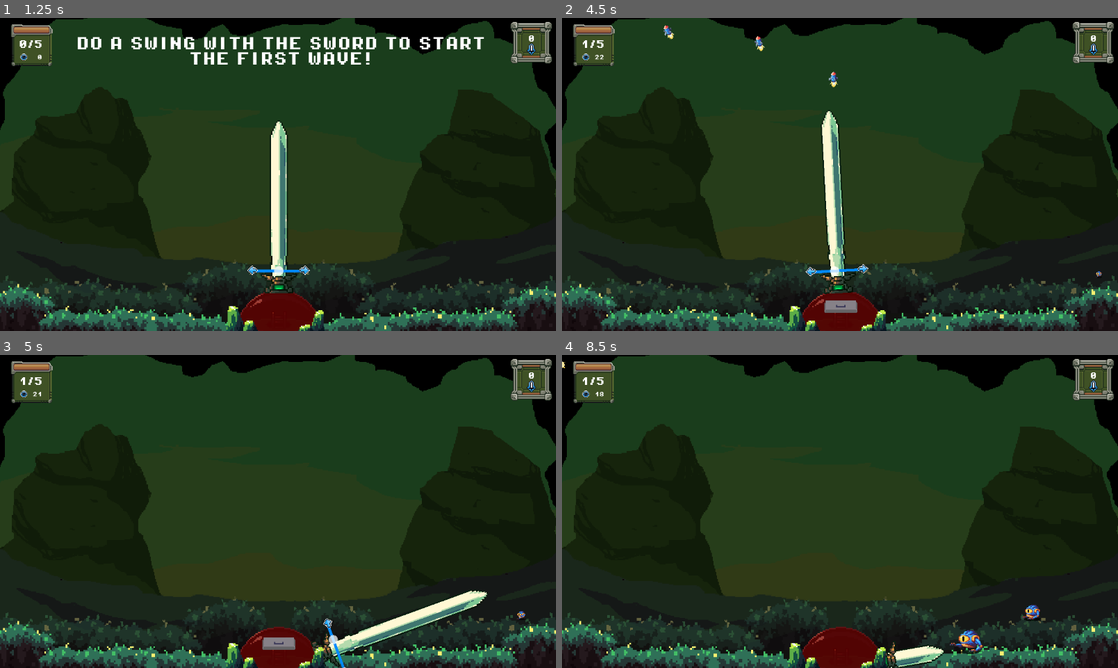
Above: before the commit, frames 1-4 (two rows, left to right).
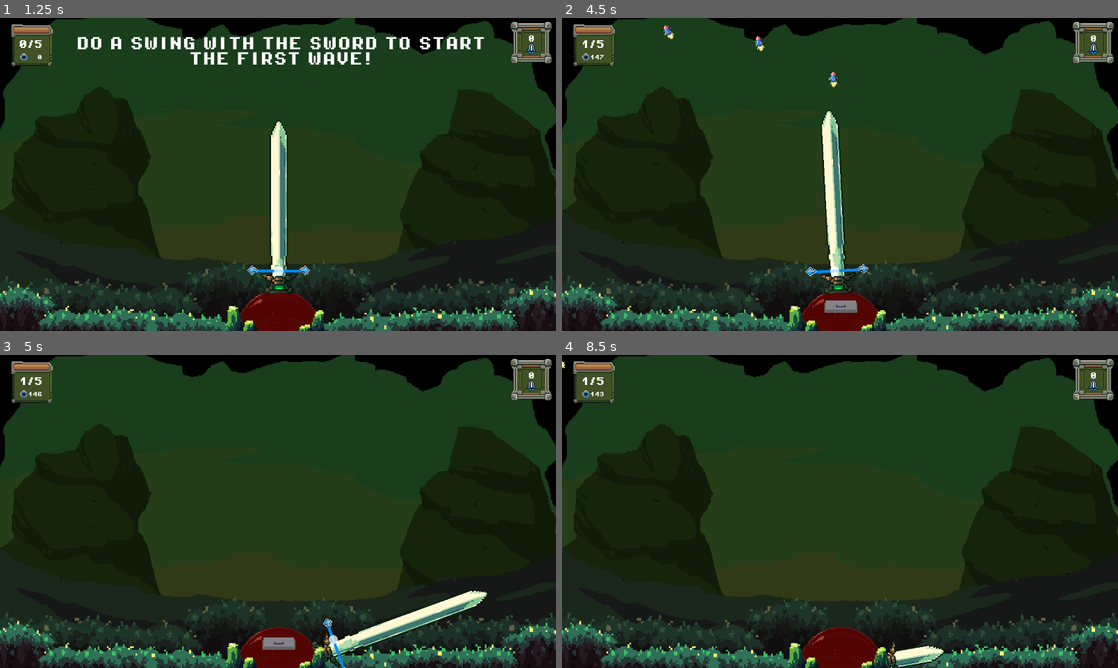
Above: after the commit, the same moments.

Repository: antoinenisoli/DomeSword_GWJ_2025
Game: Godot game, scene res://scenes/levels/game.tscn
The game is run twice, just before and just after one commit, with the same random seed, the same clock (stepped at 60 frames per second) and the same inputs.
Inputs (mouse positions are in pixels of both pictures, inside the frame that each line leads up to):
- Up to frame 1 (1.25 s): click "RESUME" at 0.5 s
- Up to frame 2 (4.5 s): move the mouse to (962, 158) at 1.27 s; press the mouse at (962, 158) at 1.28 s; hold Right (move_right) 1.28-2.03 s; move the mouse to (728, 190) at 2.02 s; release the mouse at (728, 190) at 2.03 s; hold Left (move_left) 2.03-2.78 s; tap E (switch_weapon) at 2.1, 3.6 s; move the mouse to (895, 105) at 2.77 s; press the mouse at (895, 105) at 2.78 s; hold Right (move_right) 2.78-4.28 s; move the mouse to (812, 237) at 3.52 s; release the mouse at (812, 237) at 3.53 s; move the mouse to (1006, 221) at 4.27 s; press the mouse at (1006, 221) at 4.28 s; hold Left (move_left) from 4.28 s (still down)
- Up to frame 3 (5 s): keep holding Left (move_left)
- Up to frame 4 (8.5 s): move the mouse to (673, 464) at 5.02 s; release the mouse at (673, 464) at 5.03 s; tap E (switch_weapon) at 5.1, 6.6, 8.1 s; move the mouse to (867, 511) at 5.77 s; press the mouse at (867, 511) at 5.78 s; move the mouse to (756, 433) at 6.52 s; release Left (move_left) at 6.53 s; release the mouse at (756, 433) at 6.53 s; hold Right (move_right) from 6.53 s (still down); move the mouse to (962, 495) at 7.27 s; press the mouse at (962, 495) at 7.28 s; move the mouse to (728, 527) at 8.02 s; release the mouse at (728, 527) at 8.03 s

Frame 1 is identical in both runs. In frame 2, less than 0.1% of the frame differs, in the area x 5-98%, y 11-83%; in frame 3, less than 0.1%; in frame 4, 0.4%, in the area x 5-86%, y 11-96%.

Commit message:
randomize enemies on spawner

Diff:
--- a/scenes/entities/enemies/egg_enemy.tscn
+++ b/scenes/entities/enemies/egg_enemy.tscn
@@ -1,8 +1,8 @@
-[gd_scene load_steps=41 format=3 uid="uid://b5k4wrsldj08p"]
+[gd_scene format=3 uid="uid://b5k4wrsldj08p"]
 
 [ext_resource type="Script" uid="uid://cpdgxp65xk74c" path="res://scripts/Entities/follow.gd" id="1_kx0bx"]
 [ext_resource type="Script" uid="uid://cd505nhclc85d" path="res://scripts/Entities/Enemies/enemy_exploding.gd" id="2_kx0bx"]
-[ext_resource type="PackedScene" uid="uid://tdmt7g1f3hnm" path="res://scenes/entities/enemies/explosion.tscn" id="3_j5g5f"]
+[ext_resource type="PackedScene" uid="uid://tdmt7g1f3hnm" path="res://scenes/entities/explosion.tscn" id="3_j5g5f"]
 [ext_resource type="Script" uid="uid://ckfsoeqxbgpdo" path="res://scripts/Entities/Health.gd" id="3_nbl50"]
 [ext_resource type="Texture2D" uid="uid://dd4oa6g0cmoqf" path="res://assets/sprites/enemies/egg.png" id="4_j5g5f"]
 [ext_resource type="PackedScene" uid="uid://cdxn5allwtq1u" path="res://scenes/weapons/shoot.tscn" id="5_e1s6s"]
--- a/scenes/levels/game.tscn
+++ b/scenes/levels/game.tscn
@@ -8,6 +8,7 @@
 [ext_resource type="PackedScene" uid="uid://hmo0bngnvdqj" path="res://scenes/entities/player/dome.tscn" id="7_7rg7d"]
 [ext_resource type="PackedScene" uid="uid://dvqd0ooccv04c" path="res://scenes/camera_2d.tscn" id="7_xmnyv"]
 [ext_resource type="PackedScene" uid="uid://b5k4wrsldj08p" path="res://scenes/entities/enemies/egg_enemy.tscn" id="8_6370d"]
+[ext_resource type="PackedScene" uid="uid://byxfdf0x8un4k" path="res://scenes/entities/enemies/frog_enemy.tscn" id="8_fojqs"]
 [ext_resource type="PackedScene" uid="uid://d352piharubl" path="res://scenes/entities/enemies/fly_enemy.tscn" id="8_oi2tv"]
 [ext_resource type="Texture2D" uid="uid://d0oe0ioiyxgar" path="res://assets/sprites/dome/enviro/Foreground_01.png" id="9_oi2tv"]
 [ext_resource type="Texture2D" uid="uid://by7wkobibgtv7" path="res://assets/sprites/dome/enviro/background_placeholder3.png" id="10_r0gsk"]
@@ -55,48 +56,58 @@
 
 [node name="SpawnersA" type="Node2D" parent="SpawnManager" unique_id=1160965866]
 
-[node name="EnemySpawner1" parent="SpawnManager/SpawnersA" unique_id=761262919 instance=ExtResource("6_p57ef")]
-position = Vector2(450, -37)
-spawn_range = 50.0
-cooldown_range = Vector2(1, 5)
+[node name="EnemySpawner1" parent="SpawnManager/SpawnersA" unique_id=761262919 node_paths=PackedStringArray("spawnPoints") instance=ExtResource("6_p57ef")]
+cooldown_range = Vector2(5, 15)
+spawnPoints = [NodePath("SpawnPoint"), NodePath("SpawnPoint_2")]
 
 [node name="WaveTimer" parent="SpawnManager/SpawnersA/EnemySpawner1" index="1" unique_id=339017835]
-wait_time = 5.0
+wait_time = 30.0
+
+[node name="SpawnPoint" parent="SpawnManager/SpawnersA/EnemySpawner1" index="2" unique_id=549486642]
+position = Vector2(450, -37)
+
+[node name="SpawnPoint_2" type="Node2D" parent="SpawnManager/SpawnersA/EnemySpawner1" unique_id=1630493473]
+position = Vector2(-458, -48)
 
 [node name="EnemySpawner2" parent="SpawnManager/SpawnersA" unique_id=357071477 instance=ExtResource("6_p57ef")]
-position = Vector2(-458, -48)
-spawn_range = 50.0
-cooldown_range = Vector2(1, 5)
+cooldown_range = Vector2(10, 15)
+enemies = Array[PackedScene]([ExtResource("8_fojqs"), ExtResource("8_6370d")])
 
 [node name="WaveTimer" parent="SpawnManager/SpawnersA/EnemySpawner2" index="1" unique_id=339017835]
-wait_time = 5.0
+wait_time = 30.0
+
+[node name="SpawnPoint" parent="SpawnManager/SpawnersA/EnemySpawner2" index="2" unique_id=549486642]
+position = Vector2(-458, 25)
+
+[node name="SpawnPoint2" type="Node2D" parent="SpawnManager/SpawnersA/EnemySpawner2" unique_id=1751444577]
+position = Vector2(500, 25)
 
 [node name="EnemySpawner3" parent="SpawnManager/SpawnersA" unique_id=609712869 instance=ExtResource("6_p57ef")]
-position = Vector2(-42, -474)
-spawn_range = 200.0
-cooldown_range = Vector2(1, 5)
-enemy = ExtResource("8_oi2tv")
+cooldown_range = Vector2(10, 15)
+enemies = Array[PackedScene]([ExtResource("8_oi2tv")])
 
 [node name="WaveTimer" parent="SpawnManager/SpawnersA/EnemySpawner3" index="1" unique_id=339017835]
-wait_time = 5.0
+wait_time = 30.0
+
+[node name="SpawnPoint" parent="SpawnManager/SpawnersA/EnemySpawner3" index="2" unique_id=549486642]
+position = Vector2(487, -451)
 
 [node name="EnemySpawner4" parent="SpawnManager/SpawnersA" unique_id=413920337 instance=ExtResource("6_p57ef")]
-position = Vector2(-42, -474)
-spawn_range = 200.0
-cooldown_range = Vector2(1, 5)
-enemy = ExtResource("8_oi2tv")
+cooldown_range = Vector2(5, 20)
+enemies = Array[PackedScene]([ExtResource("8_fojqs"), ExtResource("8_6370d")])
 
 [node name="WaveTimer" parent="SpawnManager/SpawnersA/EnemySpawner4" index="1" unique_id=339017835]
-wait_time = 5.0
+wait_time = 30.0
 
 [node name="EnemySpawner5" parent="SpawnManager/SpawnersA" unique_id=235952603 instance=ExtResource("6_p57ef")]
-position = Vector2(-459, 1)
-spawn_range = 0.0
-cooldown_range = Vector2(1, 5)
-enemy = ExtResource("8_6370d")
+cooldown_range = Vector2(3, 20)
+enemies = Array[PackedScene]([ExtResource("8_oi2tv")])
 
 [node name="WaveTimer" parent="SpawnManager/SpawnersA/EnemySpawner5" index="1" unique_id=339017835]
-wait_time = 5.0
+wait_time = 30.0
+
+[node name="SpawnPoint" parent="SpawnManager/SpawnersA/EnemySpawner5" index="2" unique_id=549486642]
+position = Vector2(-431, -462)
 
 [node name="Sounds" type="Node2D" parent="." unique_id=228741160]
 
--- a/scenes/spawner.tscn
+++ b/scenes/spawner.tscn
@@ -3,12 +3,14 @@
 [ext_resource type="Script" uid="uid://cspl7fwiehio3" path="res://scripts/gameplay/spawner.gd" id="1_2vbf6"]
 [ext_resource type="PackedScene" uid="uid://byxfdf0x8un4k" path="res://scenes/entities/enemies/frog_enemy.tscn" id="2_ik2nu"]
 
-[node name="Spawner" type="Node2D" unique_id=497935836 node_paths=PackedStringArray("cooldown", "waveTimer")]
+[node name="Spawner" type="Node2D" unique_id=497935836 node_paths=PackedStringArray("cooldown", "waveTimer", "spawnPoints")]
 script = ExtResource("1_2vbf6")
-cooldown_range = Vector2(2, 10)
-enemy = ExtResource("2_ik2nu")
 cooldown = NodePath("cooldown")
 waveTimer = NodePath("WaveTimer")
+spawn_range = 50.0
+cooldown_range = Vector2(2, 10)
+enemies = Array[PackedScene]([ExtResource("2_ik2nu")])
+spawnPoints = [NodePath("SpawnPoint")]
 
 [node name="cooldown" type="Timer" parent="." unique_id=287662801]
 
@@ -16,6 +18,8 @@
 wait_time = 60.0
 one_shot = true
 
+[node name="SpawnPoint" type="Node2D" parent="." unique_id=549486642]
+
 [connection signal="child_entered_tree" from="cooldown" to="." method="_on_cooldown_child_entered_tree"]
 [connection signal="timeout" from="cooldown" to="." method="_on_cooldown_timeout"]
 [connection signal="timeout" from="WaveTimer" to="." method="_on_wave_timeout"]
--- a/scripts/gameplay/spawn_manager.gd
+++ b/scripts/gameplay/spawn_manager.gd
@@ -29,7 +29,7 @@
 func _process(_delta):
 	GameManager.game_time = roundi(_timer.time_left)
 	var elapsedTime = _timer.wait_time - _timer.time_left
-	print(index, " ", waves.size())
+	#print(index, " ", waves.size())
 	if !_timer.is_stopped():
 		print(roundf(elapsedTime))
 
@@ -40,6 +40,6 @@
 		else:
 			var next = waves[index + 1]
 			next.start()
-			#print("wave ", index, " completed!")
+			print("wave ", index, " completed!")
 			index += 1
 			GameManager.waveData = Vector2(index, waves.size())
--- a/scripts/gameplay/spawner.gd
+++ b/scripts/gameplay/spawner.gd
@@ -1,11 +1,12 @@
 extends Node2D
 class_name Spawner
 
+@export var cooldown: Timer
+@export var waveTimer: Timer
 @export var spawn_range: float = 100
 @export var cooldown_range: Vector2
-@export var enemy: PackedScene
-@export var cooldown: Timer
-@export var waveTimer: Timer
+@export var enemies: Array[PackedScene]
+@export var spawnPoints: Array[Node2D]
 var waveDone: bool
 
 func start():
@@ -24,12 +25,13 @@
     spawn()
 
 func spawn_enemy() -> void:
-    var _enemy = enemy.instantiate()
+    var _enemy = enemies.pick_random().instantiate()
     get_tree().current_scene.add_child(_enemy)
 
     var randomOffset = (Vector2.RIGHT * randf_range(0, spawn_range)).rotated(randf_range(0, PI))
     #print(randomOffset)
-    _enemy.position = position + randomOffset
+    var spawnArea = spawnPoints.pick_random()
+    _enemy.position = spawnArea.position + randomOffset
     _enemy.rotation = rotation
 
 func spawn():
Renamed: scenes/entities/enemies/explosion.tscn -> scenes/entities/explosion.tscn
Not shown: 2 places in scenes/levels/game.tscn that only renumber resources
